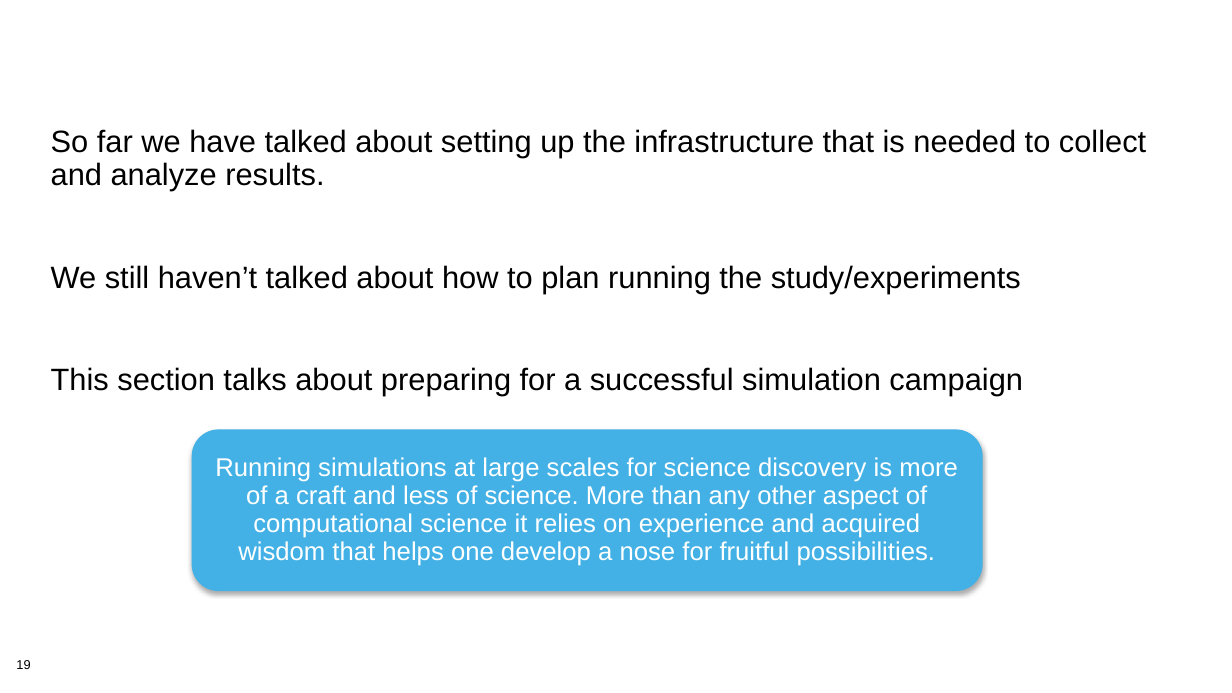
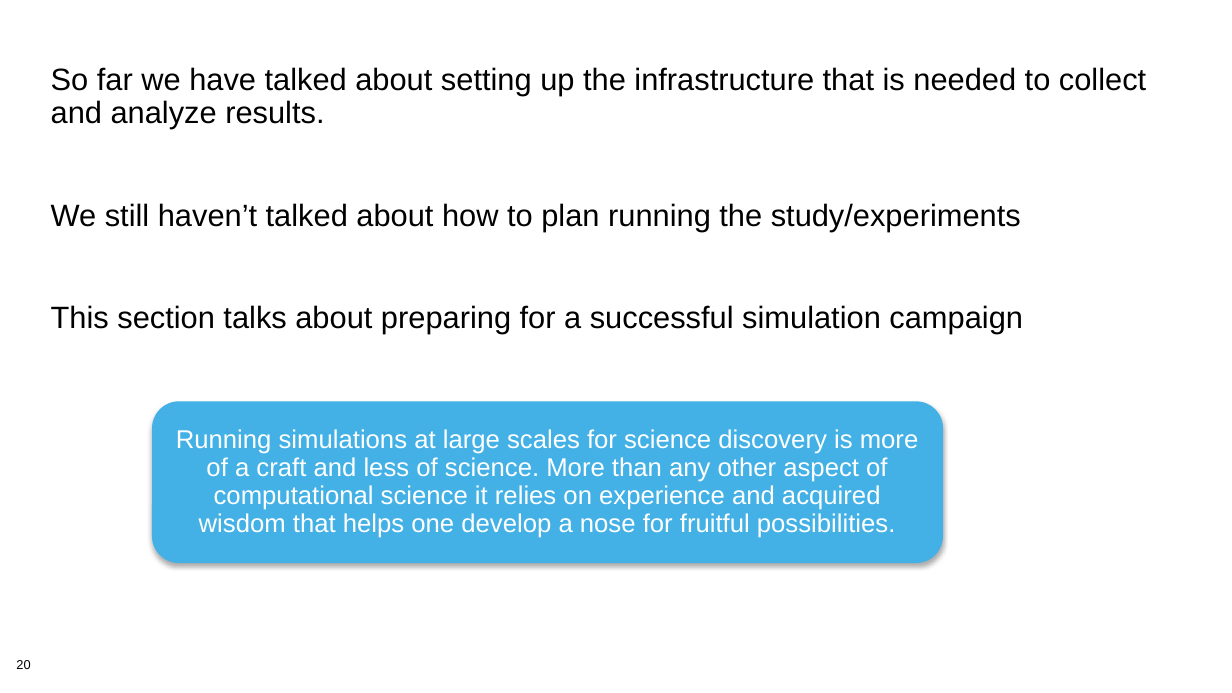
Before and after one commit to bssw-tutorial/presentations, a slide deck: slide 20 of computational-expts.pptx (slide 19 before the commit). Drawn at 1232x693 pixels with LibreOffice and Linux fonts; fonts in the diff are those of the drawing; background and template pictures are left out. Boxes give left, top, right and bottom in pixels: in the first picture for what was removed or moved away, otherwise in the second. Text is boxed around its words. In the diff, an @@ line names an element or a change of style, - is before the commit and + after.

```diff
--- a/computational-expts.pptx
+++ b/computational-expts.pptx
@@ text "So far we have talked ...": place and size @@
-text "So far we have talked ..." at <box>51,129,1146,396</box>
+text "So far we have talked ..." at <box>51,67,1146,334</box>
@@ rounded rectangle "Running simulations at large scales ...": place and size @@
-rounded rectangle "Running simulations at large scales ..." at <box>191,430,982,592</box>
+rounded rectangle "Running simulations at large scales ..." at <box>152,401,943,563</box>
@@ page number at <box>16,660,30,669</box>: text changed @@
-19
+20
```
Also in this commit, not shown: 4 other slides changed, 5 slides added, 1 slide removed.
